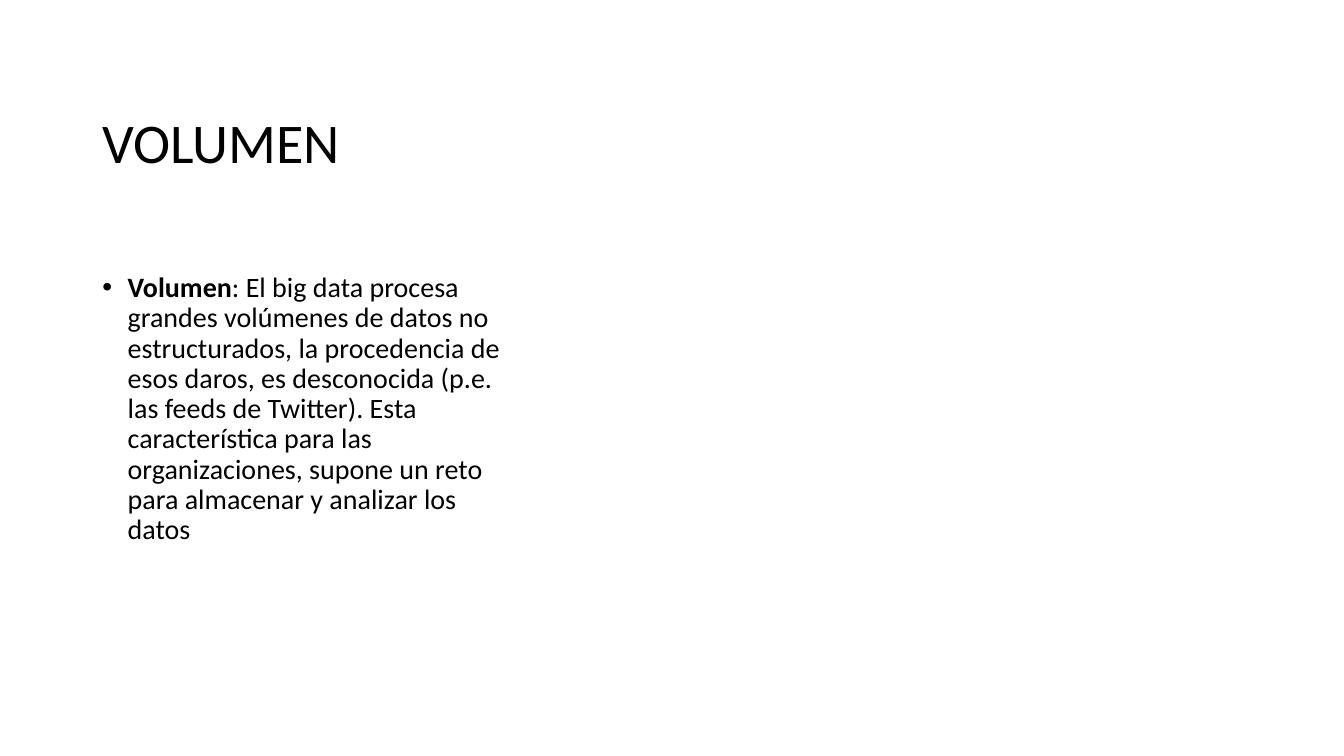
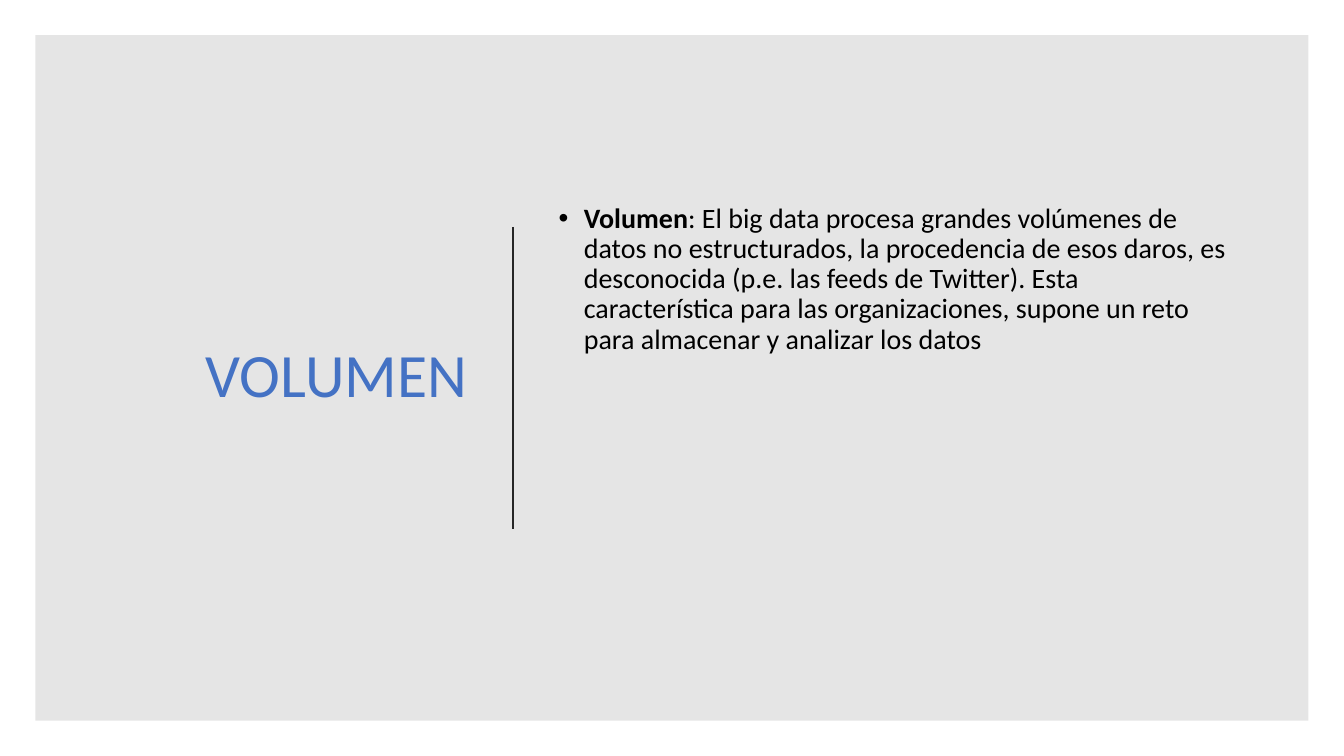
Before and after one commit to maraloeDev/Grado_SuperiorDAM, a slide deck: slide 4 of Bases de Datos/1º Evaluación/Ejercicios/Ejercicio2/Explotación de bases de datos Big Data.pptx. Drawn at 1344x756 pixels with LibreOffice and Linux fonts; fonts in the diff are those of the drawing. Boxes give left, top, right and bottom in pixels: in the first picture for what was removed or moved away, otherwise in the second. Text is boxed around its words. In the diff, an @@ line names an element or a change of style, - is before the commit and + after.

Commit message:
BD

```diff
--- a/Bases de Datos/1º Evaluación/Ejercicios/Ejercicio2/Explotación de bases de datos Big Data.pptx
+++ b/Bases de Datos/1º Evaluación/Ejercicios/Ejercicio2/Explotación de bases de datos Big Data.pptx
@@ rectangle: place and size @@
-rectangle at (0, 0, 815, 756)
+rectangle at (35, 35, 1309, 721)
@@ rectangle at (35, 35, 1309, 721): fill gradient #FFFFFF to #000000 at 10% opacity @@
@@ title "VOLUMEN": place and size @@
-title "VOLUMEN" at (102, 126, 339, 164)
+title "VOLUMEN" at (206, 357, 467, 398)
@@ title "VOLUMEN" at (206, 357, 467, 398): size 40 to 44 pt, text colour #000000 to #4472C4; alignment left to right @@
@@ text "Volumen: El big data procesa ...": place and size @@
-text "Volumen: El big data procesa ..." at (128, 277, 500, 540)
+text "Volumen: El big data procesa ..." at (584, 208, 1225, 354)
@@ text "Volumen: El big data procesa ..." at (584, 208, 1225, 354): vertical alignment top to bottom @@
@@ line added from (513, 227) to (513, 529), #262626 1.5 pt @@
```
